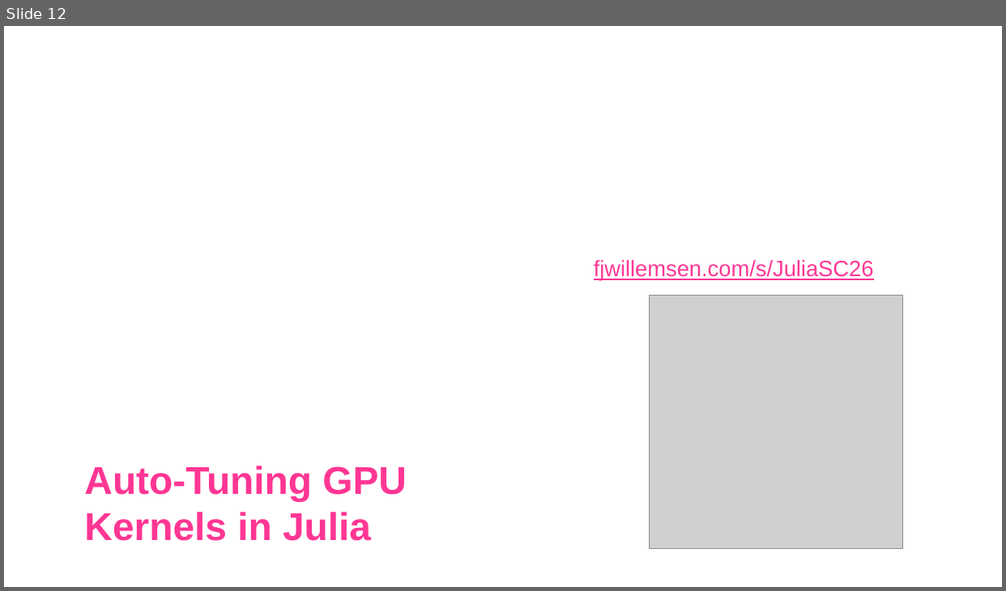
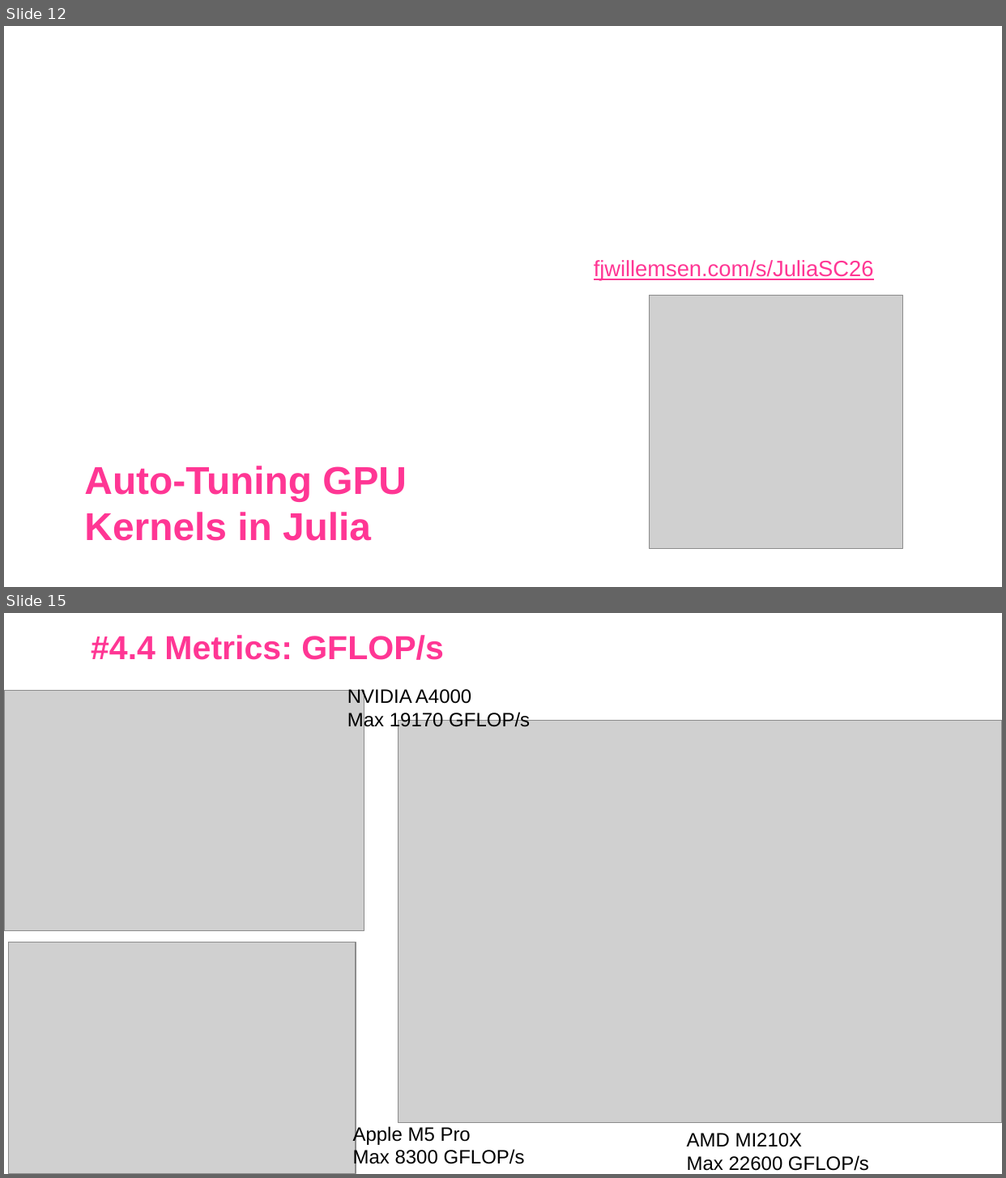
Before and after one commit to JuliaParallel/julia-hpc-tutorial-sc26, a slide deck: 02-Parallel-Programming/KernelTuner/presentation/slides.pptx. Shown one above the other, each under a label of ours: slide 12 before the commit, slides 12 and 15 after it; the slides between them are not shown. The pictures are 1006x591 and 1006x1178 pixels, drawn with LibreOffice and Linux fonts; fonts in the diff are those of the drawing; grey boxes stand for pictures; background and template pictures are left out. Boxes give left, top, right and bottom in pixels: in the first picture for what was removed or moved away, otherwise in the second. Text is boxed around its words. In the diff, an @@ line names an element or a change of style, - is before the commit and + after.

```diff
--- a/02-Parallel-Programming/KernelTuner/presentation/slides.pptx
+++ b/02-Parallel-Programming/KernelTuner/presentation/slides.pptx
@@ slide 15 added at (x1=4, y1=613, x2=1002, y2=1174), background picture (left out) @@
@@ title added at (x1=91, y1=635, x2=444, y2=660), 24 pt, text #FF3694, bold @@
+#4.4 Metrics: GFLOP/s
@@ picture added at (x1=4, y1=691, x2=364, y2=931) @@
@@ text added at (x1=347, y1=689, x2=530, y2=730), 14 pt, text #000000 @@
+NVIDIA A4000
+Max 19170 GFLOP/s
@@ picture added at (x1=398, y1=721, x2=1002, y2=1123) @@
@@ picture added at (x1=8, y1=943, x2=356, y2=1174) @@
@@ text added at (x1=353, y1=1125, x2=525, y2=1169), 14 pt, text #000000 @@
+Apple M5 Pro
+Max 8300 GFLOP/s
@@ text added at (x1=687, y1=1133, x2=869, y2=1171), 14 pt, text #000000 @@
+AMD MI210X
+Max 22600 GFLOP/s
```
Also in this commit, not shown: 2 slides changed, 3 other slides added, 4 other files.
